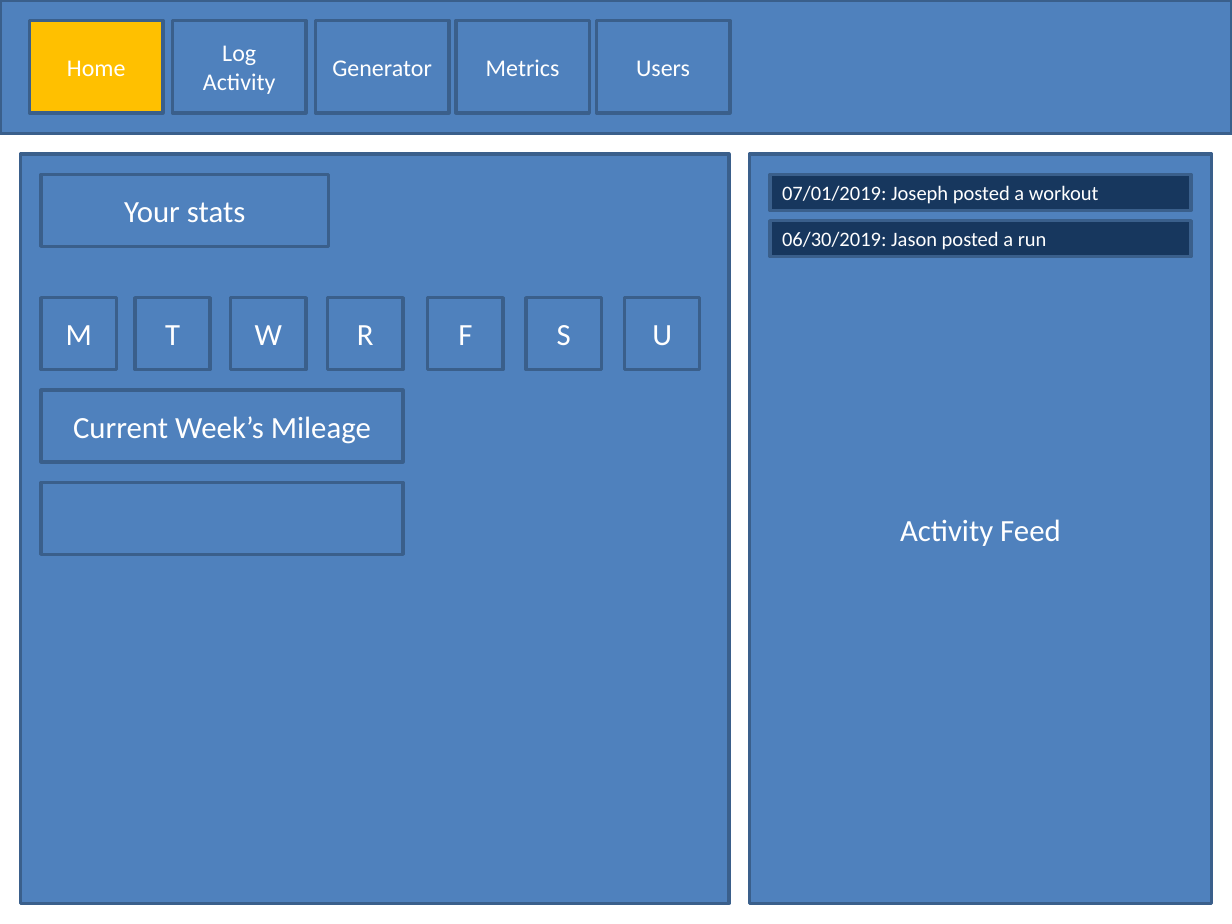
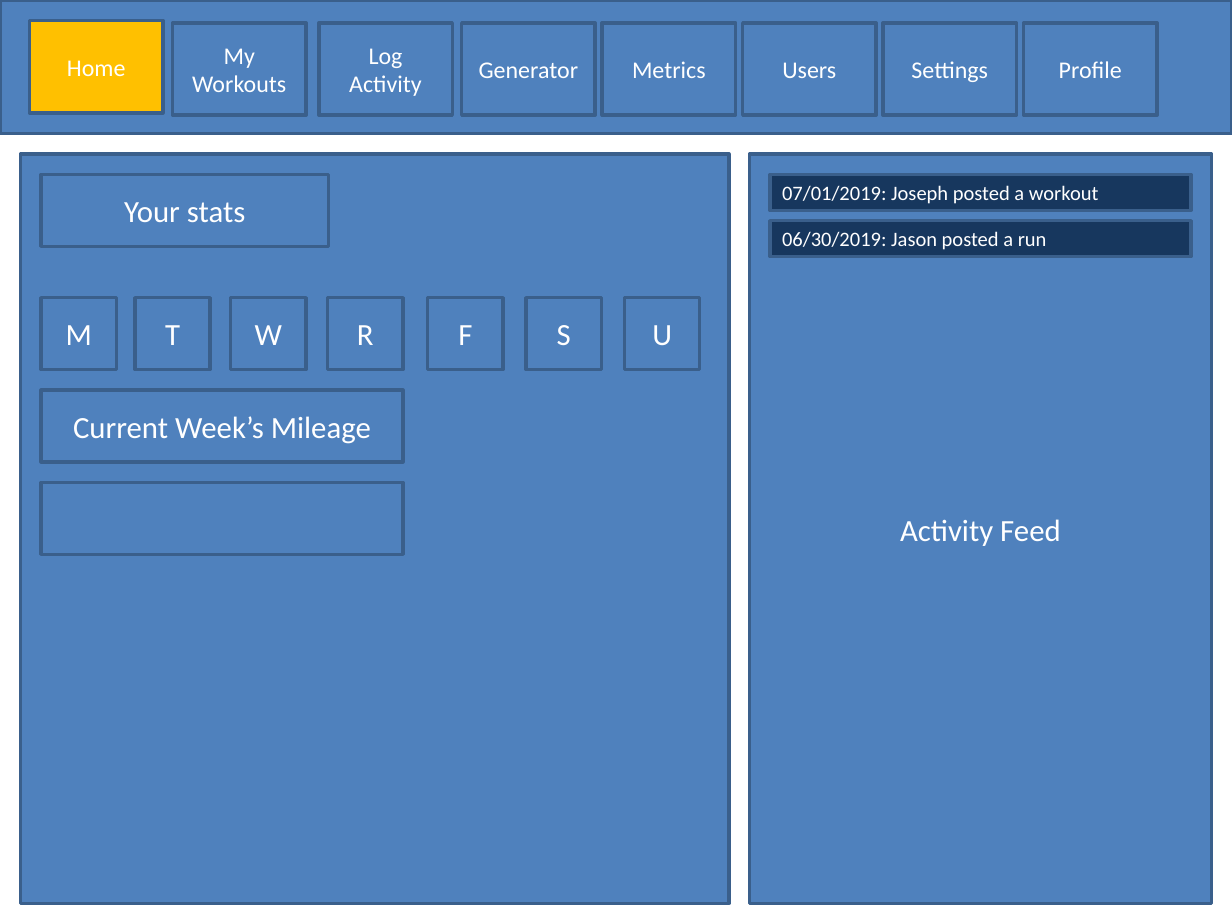
Before and after one commit to curtisyungen/outwork-1.0, a slide deck: slide 4 of Outline.pptx. Drawn at 1232x924 pixels with LibreOffice and Linux fonts; fonts in the diff are those of the drawing. Boxes give left, top, right and bottom in pixels: in the first picture for what was removed or moved away, otherwise in the second. Text is boxed around its words. In the diff, an @@ line names an element or a change of style, - is before the commit and + after.

```diff
--- a/Outline.pptx
+++ b/Outline.pptx
@@ rectangle added at (172,23,306,116), fill #4F81BD, outline #3A5F8C 2 pt, 14 pt, text #FFFFFF @@
+My Workouts
@@ 4 rectangles: place and size @@
-4 rectangles at (172,21,729,113)
+4 rectangles at (319,23,876,116)
@@ rectangle added at (883,23,1016,116), fill #4F81BD, outline #3A5F8C 2 pt, 14 pt, text #FFFFFF @@
+Settings
@@ rectangle added at (1024,23,1157,116), fill #4F81BD, outline #3A5F8C 2 pt, 14 pt, text #FFFFFF @@
+Profile
```
Also in this commit, not shown: 6 other slides changed, 3 slides added.
